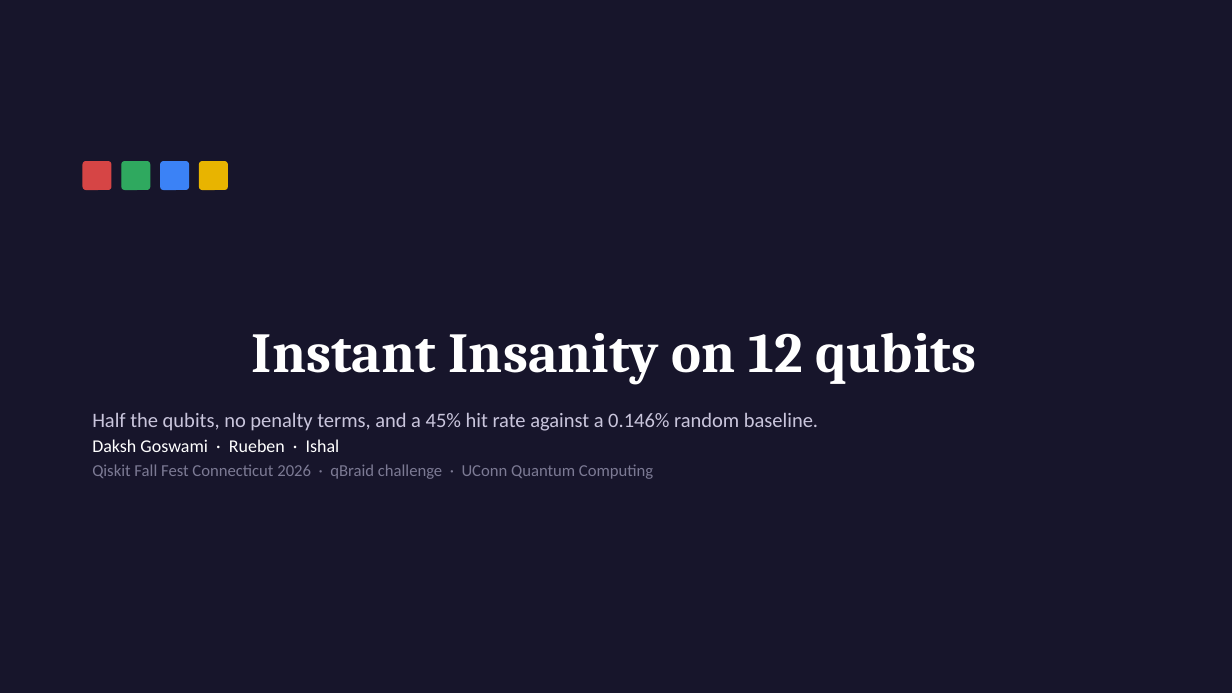
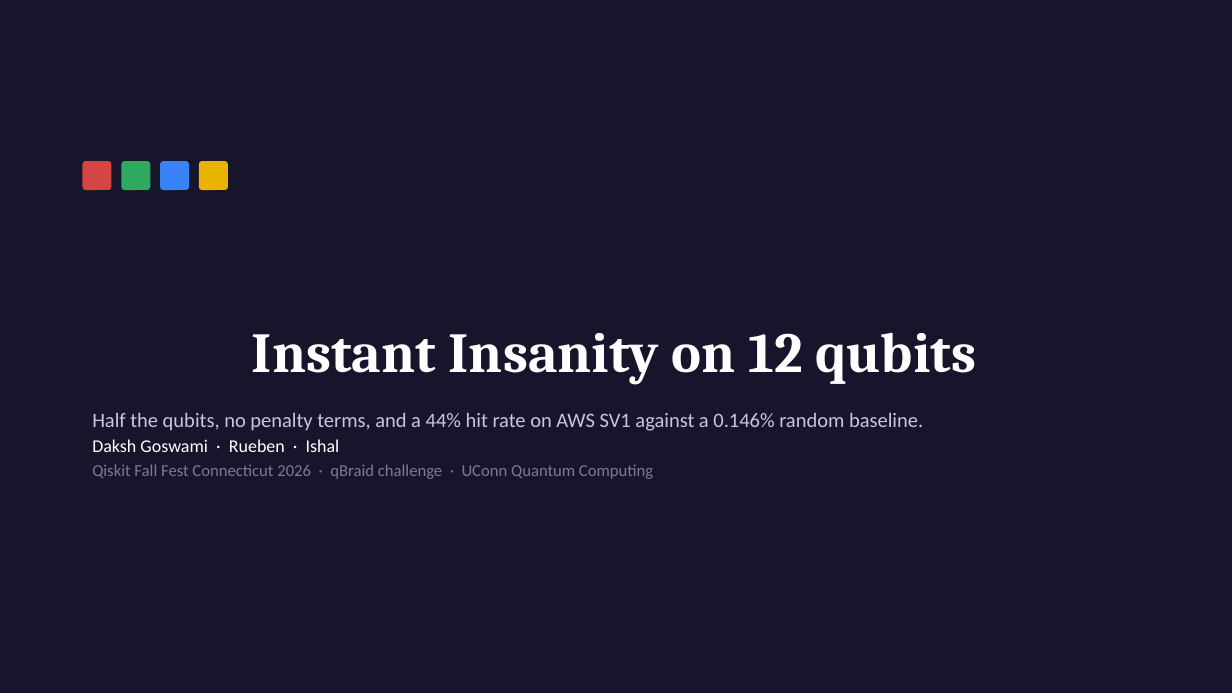
Before and after one commit to MyDakshAI/instant-insanity-qff26, a slide deck: slide 1 of slides.pptx. Drawn at 1232x693 pixels with LibreOffice and Linux fonts; fonts in the diff are those of the drawing. Boxes give left, top, right and bottom in pixels: in the first picture for what was removed or moved away, otherwise in the second. Text is boxed around its words. In the diff, an @@ line names an element or a change of style, - is before the commit and + after.

```diff
--- a/slides.pptx
+++ b/slides.pptx
@@ text at (92, 412, 923, 431): text changed @@
-Half the qubits, no penalty terms, and a 45% hit rate against a 0.146% random baseline.
+Half the qubits, no penalty terms, and a 44% hit rate on AWS SV1 against a 0.146% random baseline.
```
Also in this commit, not shown: 1 other slide changed, 4 other files.
